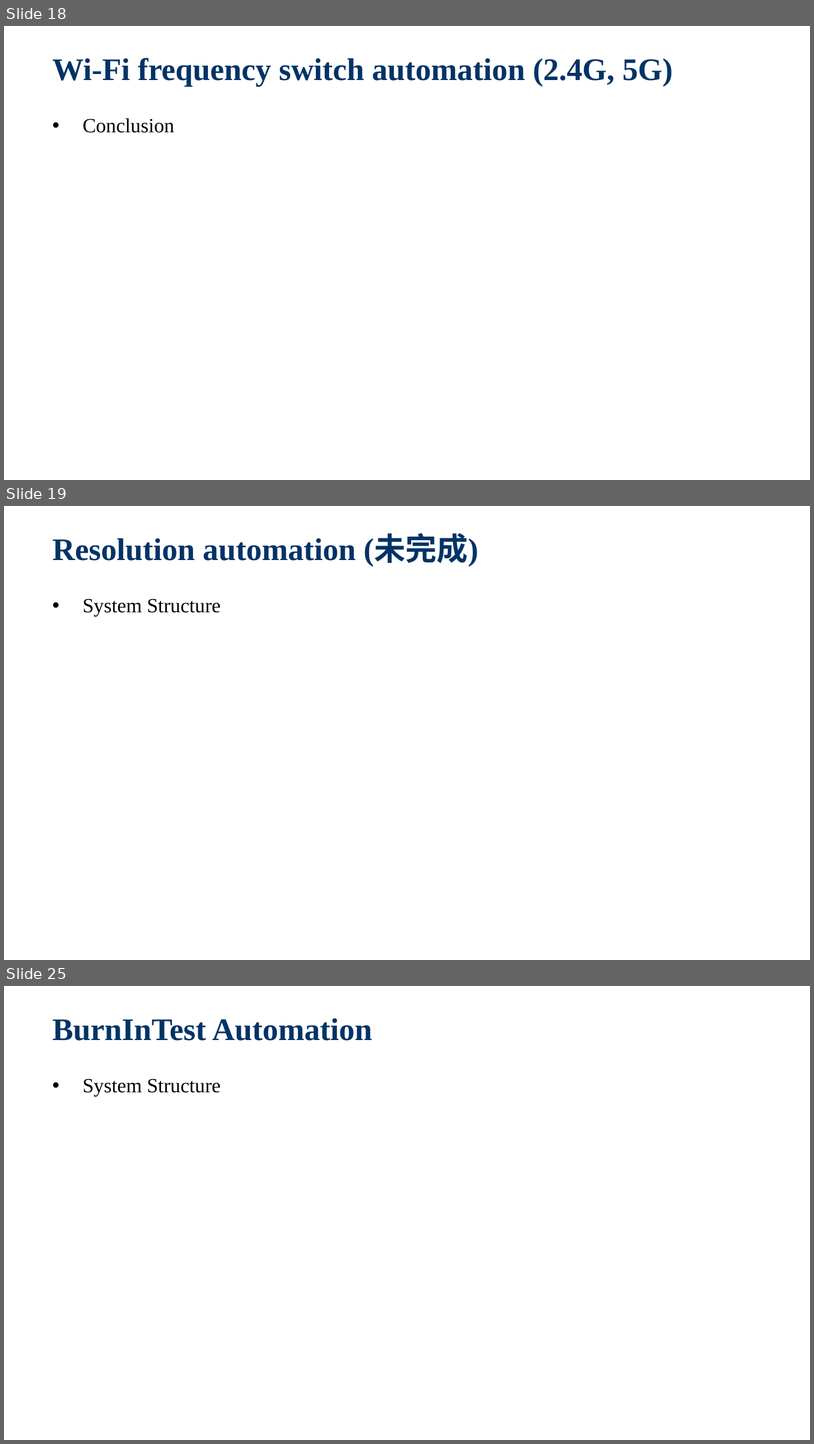
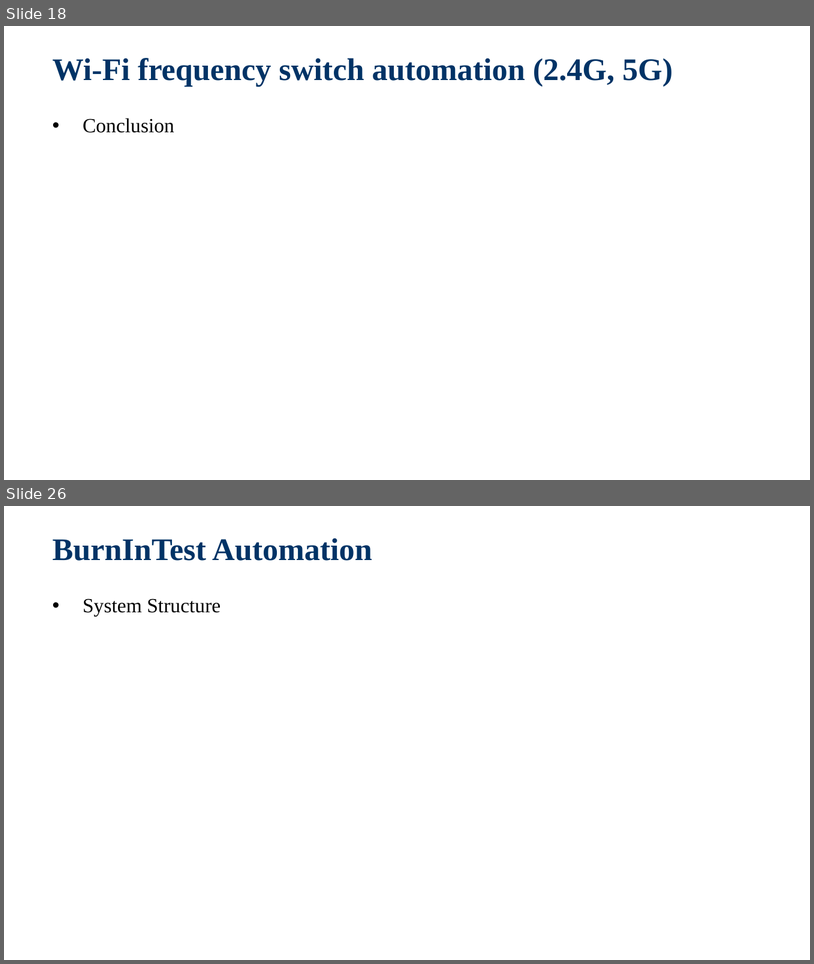
Before and after one commit to jackiejay888/automation, a slide deck: kpi/Test Automation_Demo.pptx. Shown one above the other, each under a label of ours: slides 18, 19 and 25 before the commit, slides 18 and 26 after it; the slides between them are not shown. The pictures are 814x1444 and 814x964 pixels, drawn with LibreOffice and Linux fonts; fonts in the diff are those of the drawing; background and template pictures are left out. Boxes give left, top, right and bottom in pixels: in the first picture for what was removed or moved away, otherwise in the second. Text is boxed around its words. In the diff, an @@ line names an element or a change of style, - is before the commit and + after.

```diff
--- a/kpi/Test Automation_Demo.pptx
+++ b/kpi/Test Automation_Demo.pptx
@@ slide 19 removed at (4, 506, 810, 960), background picture (left out) @@
@@ title removed at (53, 535, 479, 567) @@
-Resolution automation (未完成)
@@ text removed at (83, 598, 221, 616) @@
-  • System Structure
@@ what was slide 25 is now slide 26 @@
```
Also in this commit, not shown: 5 slides changed, 2 slides added, 1 other file.
